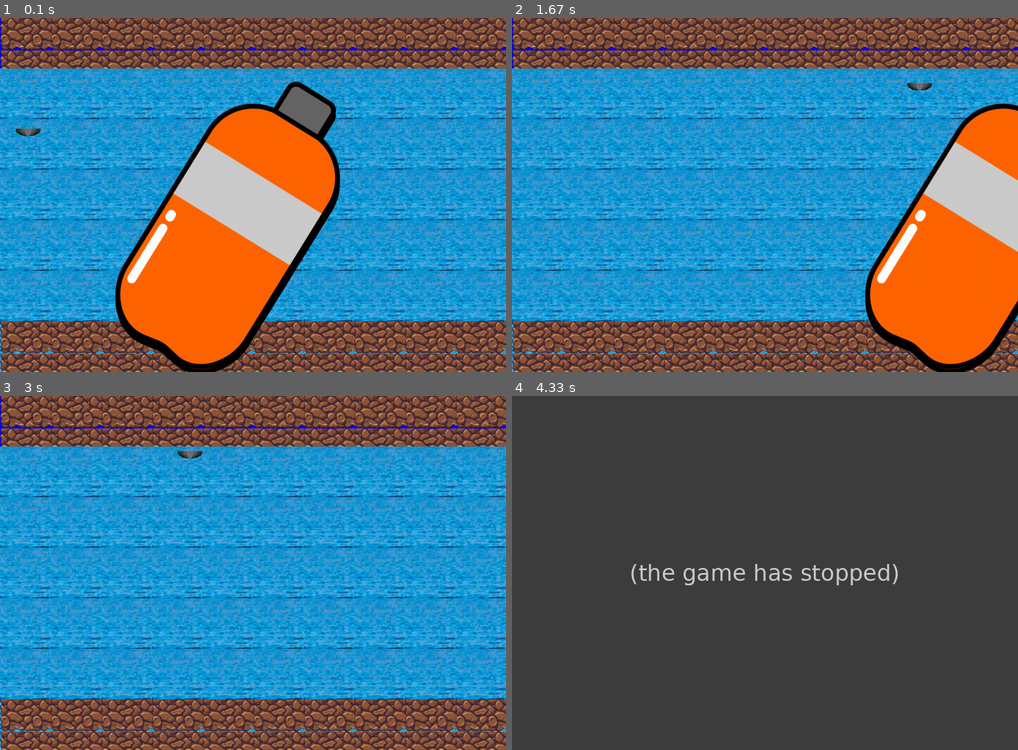
Above: before the commit, frames 1-4 (two rows, left to right).
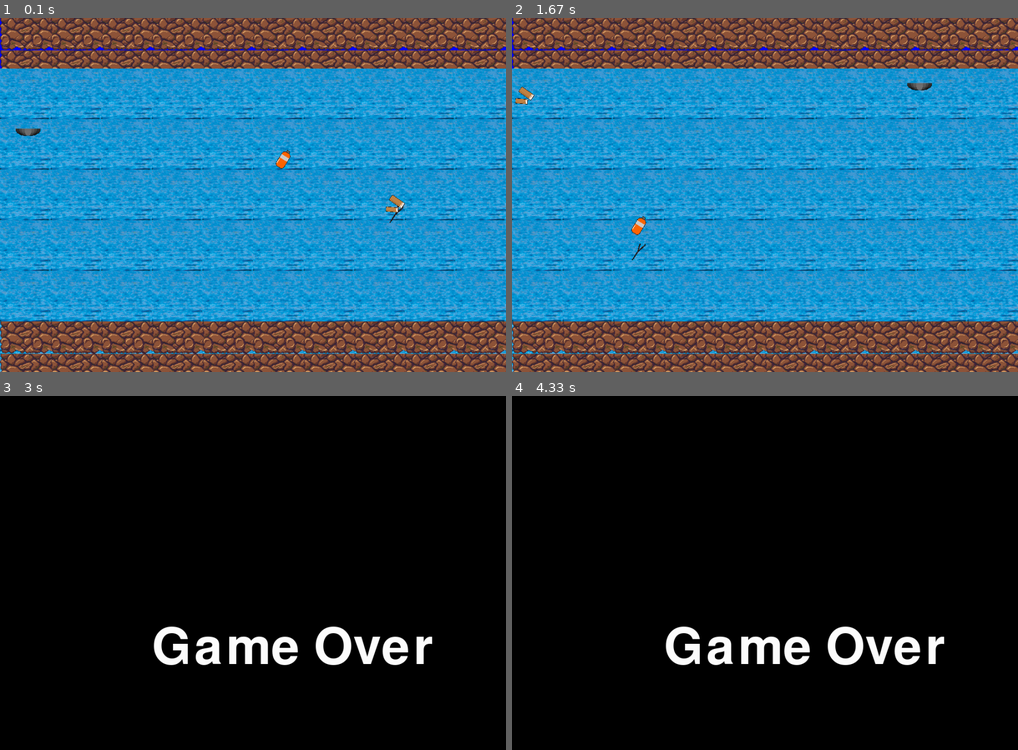
Above: after the commit, the same moments.

Repository: tur-learning/CIS1051-python
Game: pygame game, started from assignments/leah-tiber-river-final-project/main.py
The game is run twice, just before and just after one commit, with the same random seed, the same clock (stepped at 60 frames per second) and the same inputs.
Inputs:
- Up to frame 1 (0.1 s): no input
- Up to frame 2 (1.67 s): hold Right 0.33-0.8 s; hold Up 0.83-1.13 s; hold Right 1.17-1.63 s
- Up to frame 3 (3 s): hold Down 1.67-1.97 s; hold Up 2-2.37 s; hold Right from 2.4 s (still down)
- Up to frame 4 (4.33 s): release Right at 3.03 s; hold Down 3.07-3.43 s; hold Right 3.47-3.93 s; hold Up 3.97-4.27 s; hold Right from 4.3 s (still down)

The runs differ from the first frame. In frame 1, 22% of the frame differs, in the area x 22-80%, y 17-100%; in frame 2, 16%; in frame 3, 100%, in the area x 0-100%, y 0-100%; in frame 4, 100%.
Error before the commit: AttributeError: 'str' object has no attribute 'add' (objects.py line 82); the game stopped at 3.22 s (later frames are placeholders)

Commit message:
Fixed code issues

Diff:
--- a/assignments/leah-tiber-river-final-project/game.py
+++ b/assignments/leah-tiber-river-final-project/game.py
@@ -1,8 +1,9 @@
 import pygame
 import sys
 import asyncio
-from objects import Boat, GameManager, MySprite
+from objects import Boat, GameManager, MySprite, Trash
 import time
+import random
 
 
 async def main():
@@ -18,16 +19,26 @@
     [0, 0, 0, 0, 0, 0, 0 ,0 ,0, 0]
 ]
 
-    screen = pygame.display.set_mode((tile_size * len(tiles[0]), tile_size * len(tiles)))
+    width = tile_size * len(tiles[0])
+    height = tile_size * len(tiles)
+    screen = pygame.display.set_mode((width, height))
     screen_width = tile_size * len(tiles[0])
+    screen_width = screen.get_width()
 
 
     water_tile = pygame.image.load("objects/waterimg.jpeg")
     rock_tile = pygame.image.load("objects/rock_tile.png")
 
-    sprite1 = MySprite("objects/bottle.png", 30, 30, screen_width, tile_size)
-    sprite2 = MySprite("objects/cig.png", 30, 20, screen_width, tile_size)
-    sprite3 = MySprite("objects/twig.png", 30, 20, screen_width, tile_size)
+    #sprite1 = MySprite("objects/bottle.png", 30, 30, screen_width, tile_size)
+    #sprite2 = MySprite("objects/cig.png", 30, 20, screen_width, tile_size)
+    #sprite3 = MySprite("objects/twig.png", 30, 20, screen_width, tile_size)
+
+    sprite1 = Trash(random.uniform(tile_size, (len(tiles[0]) - 2)*tile_size),
+                    random.uniform(tile_size, (len(tiles) - 2)*tile_size), screen_width, tile_size, tiles)
+    sprite2 = Trash(random.uniform(tile_size, (len(tiles[0]) - 2)*tile_size),
+                    random.uniform(tile_size, (len(tiles) - 2)*tile_size), screen_width, tile_size, tiles)
+    sprite3 = Trash(random.uniform(tile_size, (len(tiles[0]) - 2)*tile_size),
+                    random.uniform(tile_size, (len(tiles) - 2)*tile_size), screen_width, tile_size, tiles)
 
     all_sprites = pygame.sprite.Group()
     all_sprites.add(sprite1, sprite2, sprite3)
@@ -63,7 +74,7 @@
                 elif tile_type == 1:
                     screen.blit(water_tile, (x * tile_size, y * tile_size))
 
-        all_sprites.update(tiles)
+        all_sprites.update()
         all_sprites.draw(screen)
 
 
--- a/assignments/leah-tiber-river-final-project/objects.py
+++ b/assignments/leah-tiber-river-final-project/objects.py
@@ -34,7 +34,8 @@
         tile_y = int(self.rect.y / tile_size)
 
         if 0 <= tile_y < len(tiles) and 0 <= tile_x < len(tiles[0]) and tiles[tile_y][tile_x] == 0:
-            self.display_game_over_screen()
+            #self.display_game_over_screen()
+            self.game_over = True
 
     def display_game_over_screen(self):
         self.game_manager.display_game_over_screen()
@@ -86,3 +87,28 @@
         if self.rect.x > self.screen_width:
             self.rect.x = 0
             self.generate_trash(tiles)
+
+
+class Trash(pygame.sprite.Sprite):
+    def __init__(self, x, y, screen_width, tile_size, tiles):
+        super().__init__()
+        self.trash_types = ["objects/bottle.png", "objects/cig.png", "objects/twig.png"]
+        original_image = pygame.image.load(random.choice(self.trash_types))
+        self.image = pygame.transform.scale(original_image, (0.5*tile_size, 0.5*tile_size))
+        self.rect = self.image.get_rect()
+        self.rect.x = x
+        self.rect.y = y
+        self.screen_width = screen_width
+        self.tiles = tiles
+        self.tile_size = tile_size
+
+    def generate_trash(self):
+        x = 0
+        y = random.uniform(self.tile_size, (len(self.tiles) - 2)*self.tile_size)
+        self.__init__(x, y, self.screen_width, self.tile_size, self.tiles)
+
+    def update(self):
+        self.rect.x += 5
+        if self.rect.x > self.screen_width:
+            self.rect.x = 0
+            self.generate_trash()
